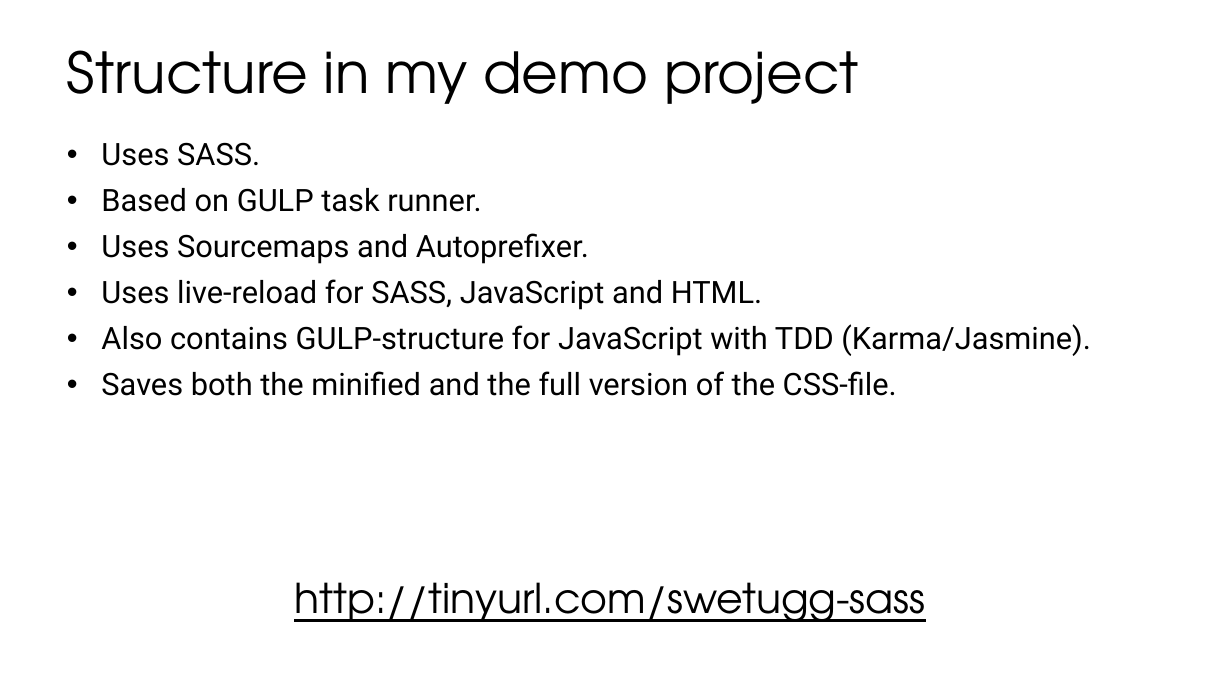
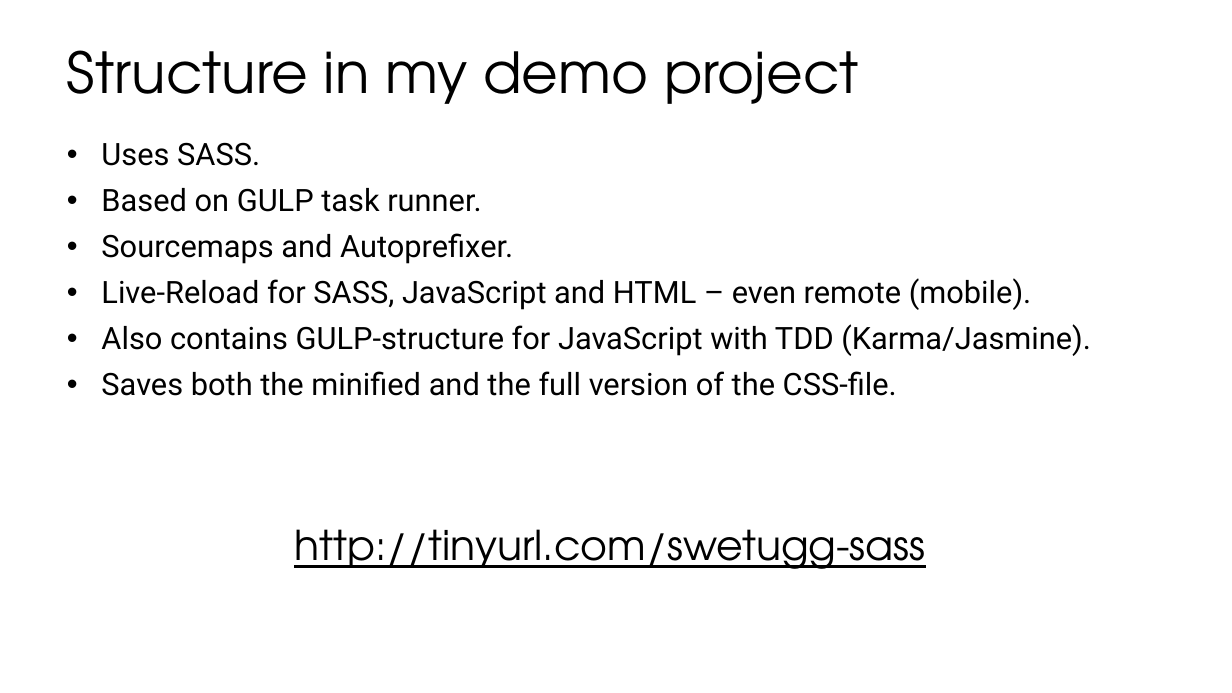
Before and after one commit to stiltet/SASS-Code-Example-Demo, a slide deck: slide 17 of Presentation.pptx. Drawn at 1232x693 pixels with LibreOffice and Linux fonts; fonts in the diff are those of the drawing. Boxes give left, top, right and bottom in pixels: in the first picture for what was removed or moved away, otherwise in the second. Text is boxed around its words. In the diff, an @@ line names an element or a change of style, - is before the commit and + after.

Commit message:
Updated presentation.

```diff
--- a/Presentation.pptx
+++ b/Presentation.pptx
@@ text at (101,233,1032,310): text changed @@
-• Uses Sourcemaps and Autoprefixer.
-• Uses live-reload for SASS, JavaScript and HTML.
+• Sourcemaps and Autoprefixer.
+• Live-Reload for SASS, JavaScript and HTML – even remote (mobile).
@@ text "http://tinyurl.com/swetugg-sass": place and size @@
-text "http://tinyurl.com/swetugg-sass" at (294,582,926,622)
+text "http://tinyurl.com/swetugg-sass" at (294,529,926,569)
```
Also in this commit, not shown: 15 other slides changed, 1 other file.
